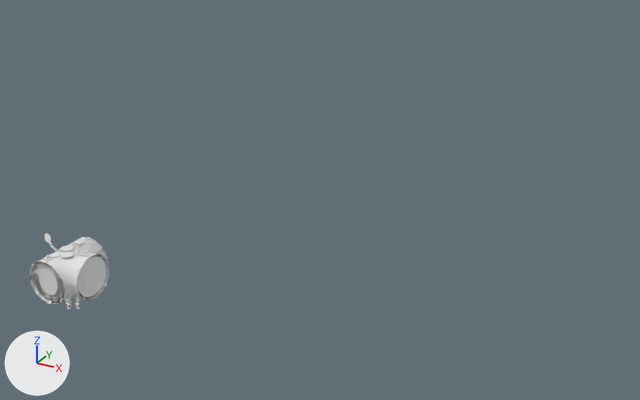
One commit to the FBX model Assets/Models/Paper/bugs/caterpillar.fbx: the scene before it, then after it.
The view is the same before and after, from a 50 mm lens placed at (1.816, -1.725, 1.277), pointed at (0.489, 0.687, 0.071). Every picture has the same lights, and +X, +Y and +Z are marked at lower left. Where no turn or scale is listed for an object, it has been applied to the vertices.
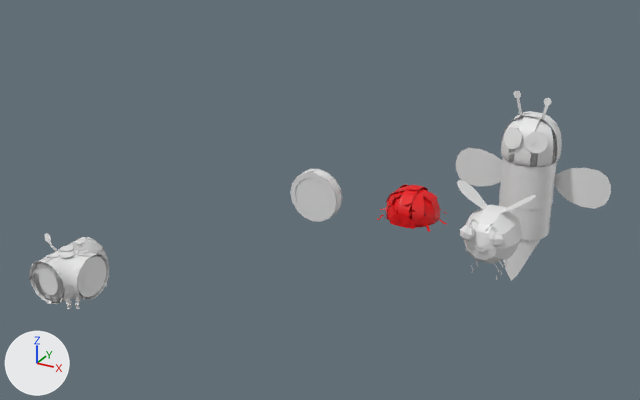
The newer file is also turned or shifted as a whole; pictures and numbers use the older file's frame.

Edits to the bpy script that builds the scene:
```text
Add mat_ladybug:
    mat_ladybug = principled_material('ladybug')
    mat_ladybug.base_color = (0.8, 0.0, 0.00248)  # red #e70008
Add mat_bee:
    mat_bee = principled_material('bee')
    mat_bee.base_color = (0.8, 0.8, 0.8)  # white #e7e7e7
Add me_circle_001:
    me_circle_001.from_pydata(...)  # 722 vertices, 323 faces; spans x -0.131..0.131, y -0.103..0.096, z 0.0..0.114
    me_circle_001.materials.append(mat_ladybug)  # red #e70008
Add me_circle_024:
    me_circle_024.from_pydata(...)  # 128 vertices, 58 faces; spans x -0.102..0.102, y -0.023..0.023, z -0.102..0.102
Add me_plane:
    me_plane.from_pydata(...)  # 324 vertices, 248 faces; spans x -0.138..0.138, y -0.168..0.18, z -0.147..0.172
    me_plane.materials.append(mat_bee)  # white #e7e7e7
Add me_plane_039:
    me_plane_039.from_pydata(...)  # 698 vertices, 386 faces; spans x -0.304..0.304, y -0.115..0.107, z -0.334..0.412
    me_plane_039.materials.append(mat_bee)  # white #e7e7e7
Add ob_circle:
    ob_circle = bpy.data.objects.new('Circle', me_circle_001)
    ob_circle.location = (0.7, 1.0, -0.07)
Add ob_circle_001:
    ob_circle_001 = bpy.data.objects.new('Circle.001', me_circle_024)
    ob_circle_001.location = (0.3, 1.0, -0.07)
Add ob_plane:
    ob_plane = bpy.data.objects.new('Plane', me_plane)
    ob_plane.location = (1.0, 1.0, -0.07)
Add ob_plane_004:
    ob_plane_004 = bpy.data.objects.new('Plane.004', me_plane_039)
    ob_plane_004.location = (1.0, 1.4, -0.07)
```

What differs and where, as boxes (x1, y1, x2, y2) in the pictures (640 x 400 px):
'Plane.004', added: after (456, 91, 611, 281)
'Plane', added: after (457, 180, 536, 280)
'Circle.001', added: after (290, 169, 342, 222)
'Circle', added (red): after (377, 185, 447, 232)
